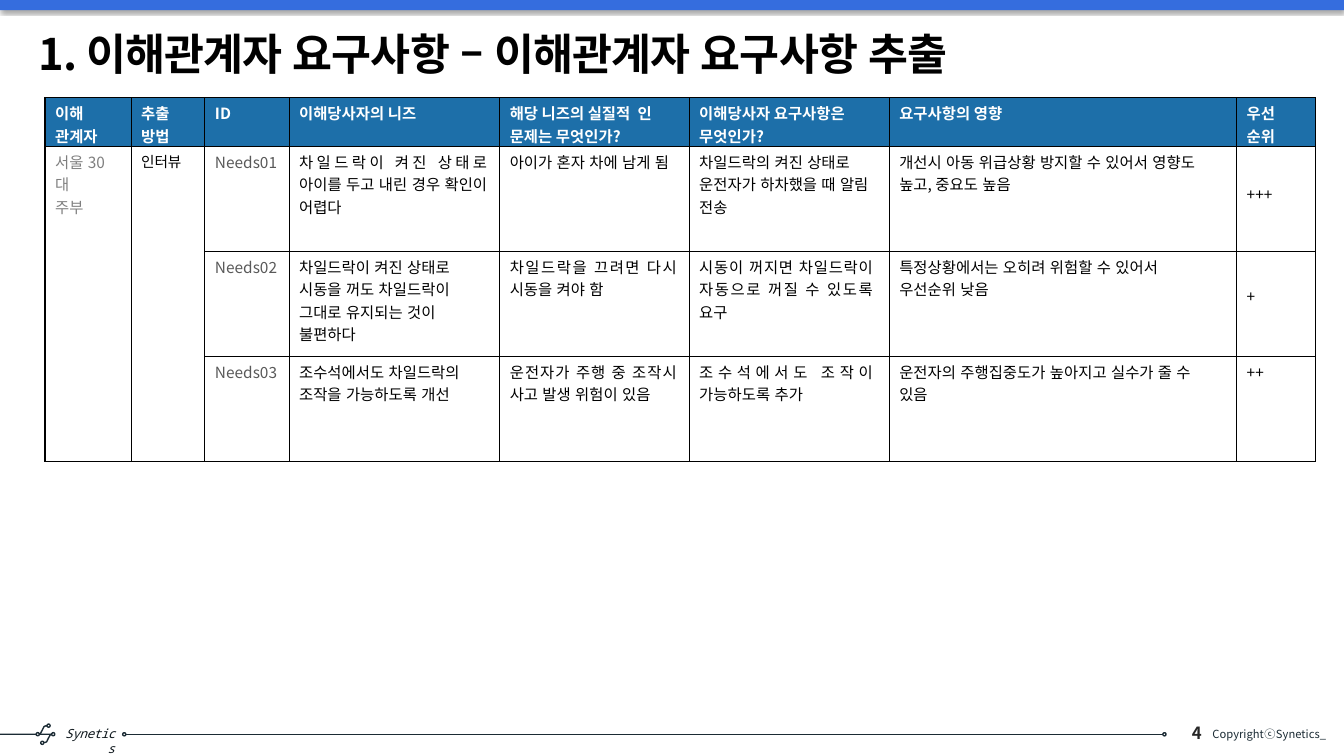
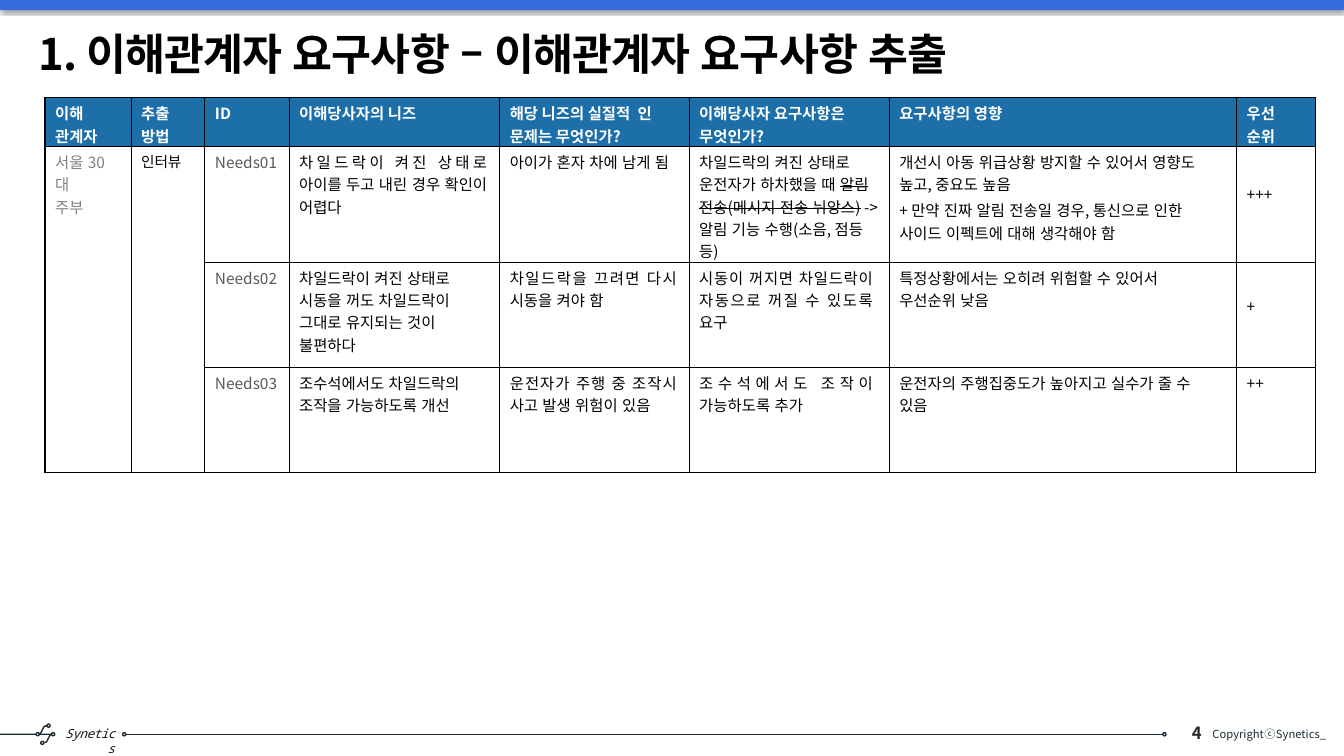
Before and after one commit to s-eunbi-kim/SeSSAC_202501, a slide deck: slide 4 of 01_요구사항 실습/SW 요구사항 분석 및 설계_1조.pptx. Drawn at 1344x756 pixels with LibreOffice and Linux fonts; fonts in the diff are those of the drawing. Boxes give left, top, right and bottom in pixels: in the first picture for what was removed or moved away, otherwise in the second. Text is boxed around its words. In the diff, an @@ line names an element or a change of style, - is before the commit and + after.

```diff
--- a/01_요구사항 실습/SW 요구사항 분석 및 설계_1조.pptx
+++ b/01_요구사항 실습/SW 요구사항 분석 및 설계_1조.pptx
@@ table at (45,98,1316,462) @@
-row 2, column 6: 차일드락의 켜진 상태로 운전자가 하차했을 때 알림 전송
+row 2, column 6: 차일드락의 켜진 상태로 운전자가 하차했을 때 알림 전송(메시지 전송 뉘앙스) -> 알림 기능 수행(소음, 점등 등)
-row 2, column 7: 개선시 아동 위급상황 방지할 수 있어서 영향도 높고, 중요도 높음
+row 2, column 7: 개선시 아동 위급상황 방지할 수 있어서 영향도 높고, 중요도 높음 / + 만약 진짜 알림 전송일 경우, 통신으로 인한 사이드 이펙트에 대해 생각해야 함
```
Also in this commit, not shown: 1 other slide changed.
